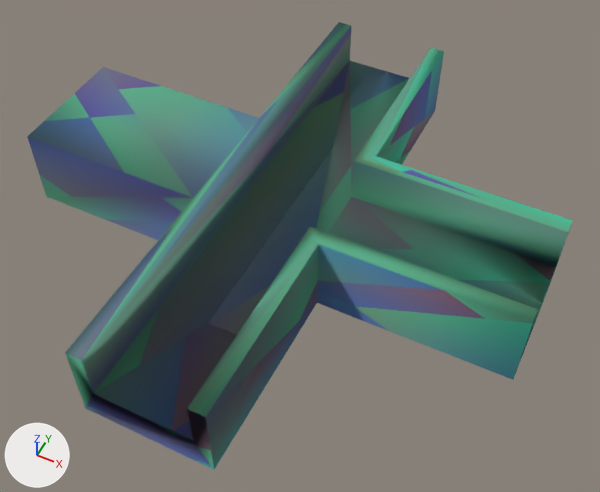
An edit to the OBJ model resources/shape-3.obj, drawn before and after from the same camera.
Camera for both pictures: a 50 mm camera at (0.523, -0.991, 1.185) aimed at (0.046, -0.038, -0.006). The axes (+X, +Y, +Z) are drawn at lower left. The lights are the same throughout. Where no turn or scale is listed for an object, it has been applied to the vertices.

Before the edit, the objects in view are built like this:
```python
ob_shape_3 = bpy.data.objects.new('shape-3', me_shape_3)
ob_shape_3.location = (0.0, 0.0, 0.0)
```
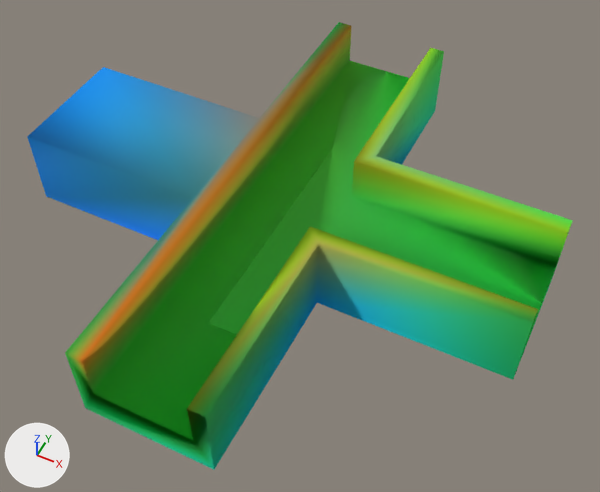
Pixel boxes (x1, y1, x2, y2) of what changed, in the pictures (600 x 492 px):
'shape-3', surface changed
    both: (27, 22, 573, 470)

The edits, one by one:
Picture 'shape-3_tex.png' (img_shape_3_tex_png) is new.
Material 'material_0' (mat_material_0) changes its picture from img_shape_null_tex_png to img_shape_3_tex_png.
Material 'material_1' (mat_material_1) changes its picture from img_shape_null_tex_png to img_shape_3_tex_png.
Material 'material_2' (mat_material_2) changes its picture from img_shape_null_tex_png to img_shape_3_tex_png.
Material 'material_3' (mat_material_3) changes its picture from img_shape_null_tex_png to img_shape_3_tex_png.
Material 'material_4' (mat_material_4) changes its picture from img_shape_null_tex_png to img_shape_3_tex_png.
Material 'material_7' (mat_material_7) changes its picture from img_shape_null_tex_png to img_shape_3_tex_png.
Material 'material_9' (mat_material_9) changes its picture from img_shape_null_tex_png to img_shape_3_tex_png.
Material 'material_11' (mat_material_11) changes its picture from img_shape_null_tex_png to img_shape_3_tex_png.
Material 'material_12' (mat_material_12) changes its picture from img_shape_null_tex_png to img_shape_3_tex_png.
Material 'material_13' (mat_material_13) changes its picture from img_shape_null_tex_png to img_shape_3_tex_png.
Material 'material_14' (mat_material_14) changes its picture from img_shape_null_tex_png to img_shape_3_tex_png.
Material 'material_15' (mat_material_15) changes its picture from img_shape_null_tex_png to img_shape_3_tex_png.
